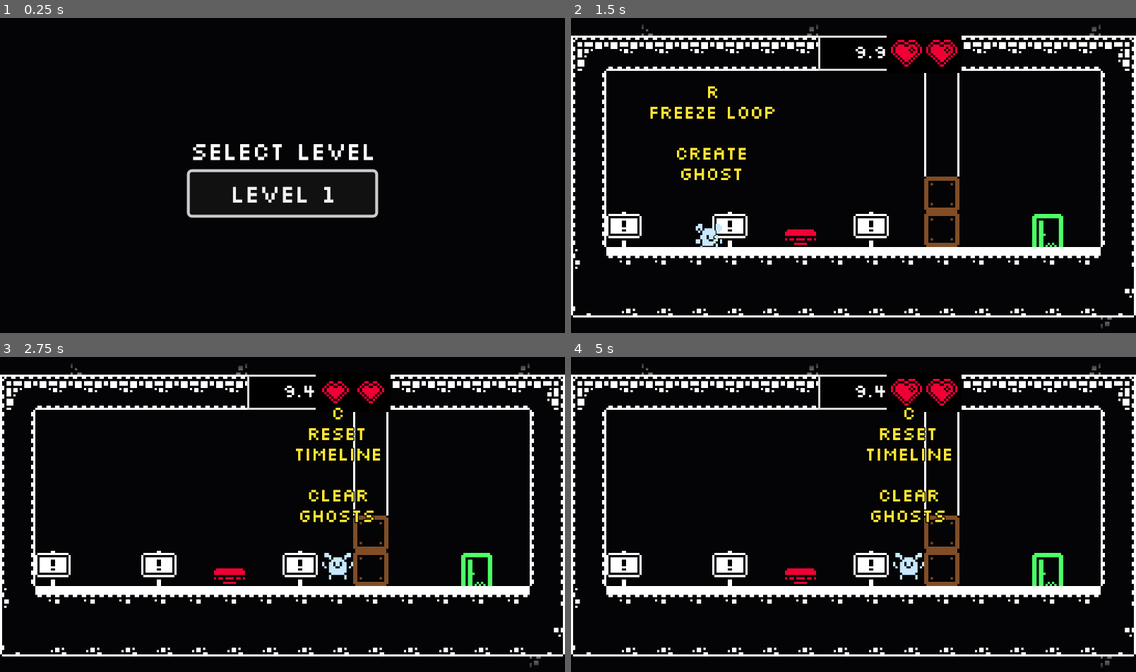
Above: before the commit, frames 1-4 (two rows, left to right).
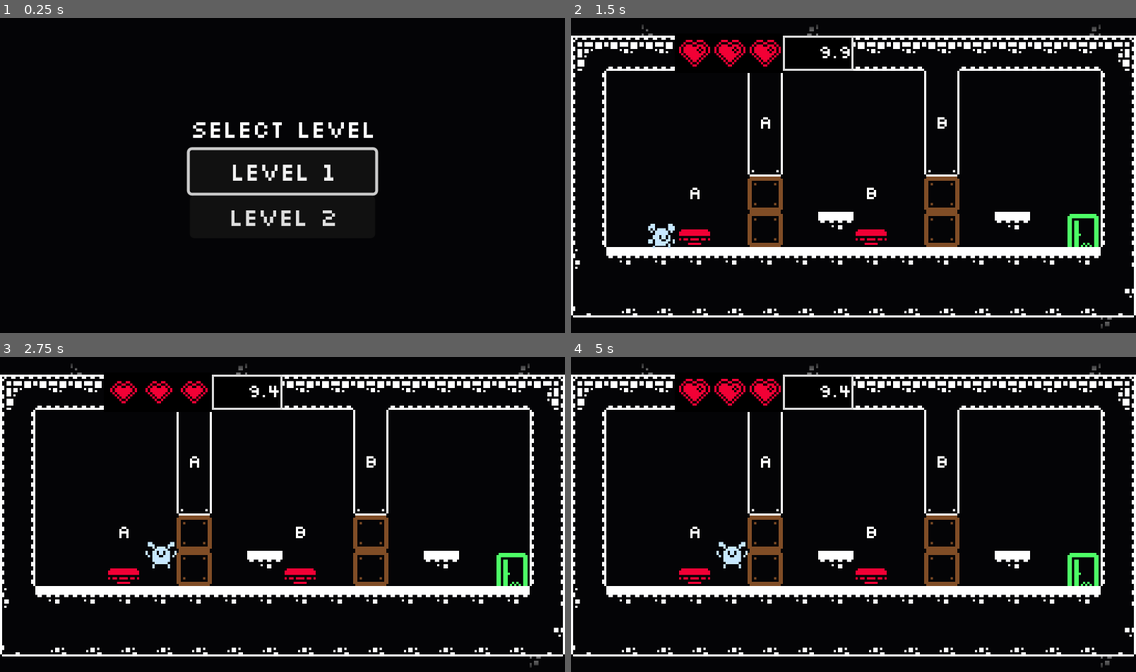
Above: after the commit, the same moments.

Repository: moellh/gmtk-game-jam-2026
Game: Godot game, scene res://src/level_select.tscn
Same seed, same stepped clock (60 frames per second), same inputs: the game is played once before the commit and once after it.
Inputs:
- Up to frame 1 (0.25 s): no input
- Up to frame 2 (1.5 s): click "Level 1" (after the commit: "Level 2") at 0.5 s; hold Right (move_right) from 1.28 s (still down); tap C (clear) at 1.35 s
- Up to frame 3 (2.75 s): keep holding Right (move_right); tap Space (jump) at 1.52, 2.27 s; tap C (clear) at 2.1 s
- Up to frame 4 (5 s): release Right (move_right) at 2.78 s; hold Left (move_left) 2.78-3.53 s; tap C (clear) at 2.85, 3.6, 4.35 s; hold Right (move_right) from 3.53 s (still down); tap Space (jump) at 3.77, 4.52 s

The runs differ from the first frame. In frame 1, 3.7% of the frame differs, in the area x 33-67%, y 33-67%; in frame 2, 7.8%; in frame 3, 7.6%; in frame 4, 7.9%, in the area x 6-94%, y 5-73%.

Commit message:
level: add two-gate replay puzzle

Diff:
--- /dev/null
+++ b/src/level_2.gd
@@ -0,0 +1,90 @@
+extends "res://src/game.gd"
+
+const COURSE_SOURCE_ID := 0
+
+const LEFT_COLUMN := 5
+const RIGHT_COLUMN := 20
+const CEILING_ROW := 1
+const FLOOR_ROW := 7
+const FOUNDATION_ROW := 8
+const GATE_OPENING_TOP_ROW := 5
+const GATE_OPENING_BOTTOM_ROW := 6
+
+const GATE_COLUMNS: Array[int] = [10, 15]
+const STEP_CELLS: Array[Vector2i] = [
+	Vector2i(12, 6),
+	Vector2i(17, 6),
+]
+
+const TILE_FLOOR := Vector2i(16, 5)
+const TILE_FOUNDATION := Vector2i(16, 7)
+const TILE_FOUNDATION_LEFT := Vector2i(15, 7)
+const TILE_FOUNDATION_RIGHT := Vector2i(17, 7)
+const TILE_CEILING := Vector2i(16, 12)
+const TILE_CEILING_LEFT := Vector2i(15, 9)
+const TILE_CEILING_RIGHT := Vector2i(17, 9)
+const TILE_GATE_JOINT := Vector2i(16, 9)
+const TILE_WALL := Vector2i(18, 10)
+const TILE_WALL_FLOOR_LEFT := Vector2i(15, 6)
+const TILE_WALL_FLOOR_RIGHT := Vector2i(17, 6)
+const TILE_GATE_WALL := Vector2i(13, 10)
+const TILE_GATE_CAP := Vector2i(13, 11)
+
+@onready var course: TileMapLayer = $Course
+
+
+func _ready() -> void:
+	build_course()
+	super()
+
+
+func build_course() -> void:
+	course.clear()
+
+	for column in range(LEFT_COLUMN + 1, RIGHT_COLUMN):
+		set_course_cell(Vector2i(column, CEILING_ROW), TILE_CEILING)
+		set_course_cell(Vector2i(column, FLOOR_ROW), TILE_FLOOR)
+		set_course_cell(Vector2i(column, FOUNDATION_ROW), TILE_FOUNDATION)
+
+	set_course_cell(Vector2i(LEFT_COLUMN, CEILING_ROW), TILE_CEILING_LEFT)
+	set_course_cell(Vector2i(RIGHT_COLUMN, CEILING_ROW), TILE_CEILING_RIGHT)
+
+	for row in range(CEILING_ROW + 1, FLOOR_ROW):
+		set_course_cell(Vector2i(LEFT_COLUMN, row), TILE_WALL)
+		set_course_cell(Vector2i(RIGHT_COLUMN, row), TILE_WALL)
+
+	set_course_cell(Vector2i(LEFT_COLUMN, FLOOR_ROW), TILE_WALL_FLOOR_LEFT)
+	set_course_cell(Vector2i(RIGHT_COLUMN, FLOOR_ROW), TILE_WALL_FLOOR_RIGHT)
+	set_course_cell(Vector2i(LEFT_COLUMN, FOUNDATION_ROW), TILE_FOUNDATION_LEFT)
+	set_course_cell(Vector2i(RIGHT_COLUMN, FOUNDATION_ROW), TILE_FOUNDATION_RIGHT)
+
+	for gate_column in GATE_COLUMNS:
+		set_course_cell(Vector2i(gate_column, CEILING_ROW), TILE_GATE_JOINT)
+		for row in range(CEILING_ROW + 1, GATE_OPENING_TOP_ROW - 1):
+			set_course_cell(Vector2i(gate_column, row), TILE_GATE_WALL)
+		set_course_cell(
+			Vector2i(gate_column, GATE_OPENING_TOP_ROW - 1),
+			TILE_GATE_CAP,
+		)
+
+	for step_cell in STEP_CELLS:
+		set_course_cell(step_cell, TILE_FLOOR)
+
+
+func set_course_cell(cell: Vector2i, atlas_coordinates: Vector2i) -> void:
+	course.set_cell(cell, COURSE_SOURCE_ID, atlas_coordinates)
+
+
+func gate_opening_cells(gate_column: int) -> Array[Vector2i]:
+	return [
+		Vector2i(gate_column, GATE_OPENING_TOP_ROW),
+		Vector2i(gate_column, GATE_OPENING_BOTTOM_ROW),
+	]
+
+
+func gate_openings_are_clear() -> bool:
+	for gate_column in GATE_COLUMNS:
+		for cell in gate_opening_cells(gate_column):
+			if course.get_cell_source_id(cell) != -1:
+				return false
+	return true
--- /dev/null
+++ b/src/level_2.tscn
@@ -0,0 +1,144 @@
+[gd_scene format=3]
+
+[ext_resource type="TileSet" path="res://src/level_tileset.tres" id="1_tileset"]
+[ext_resource type="PackedScene" uid="uid://cypbttuu8jxd6" path="res://src/player.tscn" id="2_player"]
+[ext_resource type="Script" path="res://src/level_2.gd" id="3_level"]
+[ext_resource type="PackedScene" uid="uid://b34jpqw0gv0ag" path="res://src/goal.tscn" id="4_goal"]
+[ext_resource type="PackedScene" uid="uid://da8qcbqxtbvjb" path="res://src/button.tscn" id="5_button"]
+[ext_resource type="PackedScene" uid="uid://d3n28iv4k07jg" path="res://src/door.tscn" id="6_door"]
+[ext_resource type="FontFile" path="res://assets/fonts/Silkscreen-Regular.ttf" id="7_font"]
+[ext_resource type="PackedScene" path="res://src/level_complete.tscn" id="8_complete"]
+[ext_resource type="Script" path="res://src/outside_fill.gd" id="9_outside"]
+[ext_resource type="Shader" path="res://src/outside_fill.gdshader" id="10_outside_shader"]
+[ext_resource type="PackedScene" path="res://src/touch_controls.tscn" id="11_touch_controls"]
+
+[sub_resource type="Theme" id="Theme_hud"]
+default_font = ExtResource("7_font")
+
+[sub_resource type="StyleBoxFlat" id="StyleBox_timer_tile"]
+bg_color = Color(0, 0, 0, 1)
+border_width_left = 1
+border_width_top = 1
+border_width_right = 1
+border_width_bottom = 1
+border_color = Color(0.85, 0.85, 0.85, 1)
+
+[sub_resource type="ShaderMaterial" id="ShaderMaterial_outside"]
+shader = ExtResource("10_outside_shader")
+
+[node name="Level2" type="Node2D"]
+texture_filter = 1
+script = ExtResource("3_level")
+max_figures = 3
+figure_spawn_offsets = Array[Vector2]([Vector2(0, 0), Vector2(0, 0), Vector2(0, 0)])
+
+[node name="OutsideFill" type="Node2D" parent="."]
+unique_name_in_owner = true
+z_index = -10
+material = SubResource("ShaderMaterial_outside")
+script = ExtResource("9_outside")
+
+[node name="Course" type="TileMapLayer" parent="."]
+tile_set = ExtResource("1_tileset")
+
+[node name="Player" parent="." instance=ExtResource("2_player")]
+position = Vector2(104, 104)
+
+[node name="DoorA" parent="." instance=ExtResource("6_door")]
+position = Vector2(168, 104)
+
+[node name="ButtonA" parent="." instance=ExtResource("5_button")]
+position = Vector2(136, 104)
+
+[node name="DoorB" parent="." instance=ExtResource("6_door")]
+position = Vector2(248, 104)
+
+[node name="ButtonB" parent="." instance=ExtResource("5_button")]
+position = Vector2(216, 104)
+
+[node name="Goal" parent="." instance=ExtResource("4_goal")]
+position = Vector2(312, 104)
+
+[node name="WorldCamera" type="Camera2D" parent="."]
+position = Vector2(208, 80)
+
+[node name="WorldUI" type="Node2D" parent="."]
+
+[node name="LifeHearts" type="Node2D" parent="WorldUI"]
+unique_name_in_owner = true
+position = Vector2(136, 24)
+
+[node name="TimerDisplay" type="Label" parent="WorldUI"]
+unique_name_in_owner = true
+offset_left = 176.0
+offset_top = 16.0
+offset_right = 208.0
+offset_bottom = 32.0
+theme = SubResource("Theme_hud")
+theme_override_font_sizes/font_size = 8
+theme_override_styles/normal = SubResource("StyleBox_timer_tile")
+text = "10.0"
+horizontal_alignment = 2
+vertical_alignment = 1
+
+[node name="ButtonALabel" type="Label" parent="WorldUI"]
+offset_left = 128.0
+offset_top = 80.0
+offset_right = 144.0
+offset_bottom = 96.0
+theme = SubResource("Theme_hud")
+theme_override_colors/font_outline_color = Color(0, 0, 0, 1)
+theme_override_constants/outline_size = 3
+theme_override_font_sizes/font_size = 8
+text = "A"
+horizontal_alignment = 1
+vertical_alignment = 1
+
+[node name="GateALabel" type="Label" parent="WorldUI"]
+offset_left = 160.0
+offset_top = 48.0
+offset_right = 176.0
+offset_bottom = 64.0
+theme = SubResource("Theme_hud")
+theme_override_colors/font_outline_color = Color(0, 0, 0, 1)
+theme_override_constants/outline_size = 3
+theme_override_font_sizes/font_size = 8
+text = "A"
+horizontal_alignment = 1
+vertical_alignment = 1
+
+[node name="ButtonBLabel" type="Label" parent="WorldUI"]
+offset_left = 208.0
+offset_top = 80.0
+offset_right = 224.0
+offset_bottom = 96.0
+theme = SubResource("Theme_hud")
+theme_override_colors/font_outline_color = Color(0, 0, 0, 1)
+theme_override_constants/outline_size = 3
+theme_override_font_sizes/font_size = 8
+text = "B"
+horizontal_alignment = 1
+vertical_alignment = 1
+
+[node name="GateBLabel" type="Label" parent="WorldUI"]
+offset_left = 240.0
+offset_top = 48.0
+offset_right = 256.0
+offset_bottom = 64.0
+theme = SubResource("Theme_hud")
+theme_override_colors/font_outline_color = Color(0, 0, 0, 1)
+theme_override_constants/outline_size = 3
+theme_override_font_sizes/font_size = 8
+text = "B"
+horizontal_alignment = 1
+vertical_alignment = 1
+
+[node name="LevelComplete" parent="." instance=ExtResource("8_complete")]
+
+[node name="TouchControls" parent="." instance=ExtResource("11_touch_controls")]
+
+[connection signal="reached" from="Goal" to="." method="complete_level"]
+[connection signal="changed" from="ButtonA" to="DoorA" method="set_open"]
+[connection signal="changed" from="ButtonB" to="DoorB" method="set_open"]
+[connection signal="crushed" from="DoorA" to="." method="next_round"]
+[connection signal="crushed" from="DoorB" to="." method="next_round"]
--- a/src/level_select.tscn
+++ b/src/level_select.tscn
@@ -4,11 +4,17 @@
 [ext_resource type="PackedScene" uid="uid://dp7t1cvck55bt" path="res://src/level.tscn" id="2"]
 [ext_resource type="Script" uid="uid://bx5ssfotac8vt" path="res://src/level_info.gd" id="3"]
 [ext_resource type="Theme" path="res://src/ui_theme.tres" id="4"]
+[ext_resource type="PackedScene" path="res://src/level_2.tscn" id="5_level_2"]
 
 [sub_resource type="Resource" id="LevelInfo_1"]
 script = ExtResource("3")
 name = "Level 1"
 scene = ExtResource("2")
+
+[sub_resource type="Resource" id="LevelInfo_2"]
+script = ExtResource("3")
+name = "Level 2"
+scene = ExtResource("5_level_2")
 
 [node name="LevelSelect" type="Control" unique_id=24120411]
 layout_mode = 3
@@ -19,7 +25,7 @@
 grow_vertical = 2
 theme = ExtResource("4")
 script = ExtResource("1")
-levels = Array[ExtResource("3")]([SubResource("LevelInfo_1")])
+levels = Array[ExtResource("3")]([SubResource("LevelInfo_1"), SubResource("LevelInfo_2")])
 
 [node name="Center" type="CenterContainer" parent="." unique_id=81011664]
 layout_mode = 1
--- /dev/null
+++ b/src/level_tileset.tres
@@ -0,0 +1,39 @@
+[gd_resource type="TileSet" load_steps=3 format=3]
+
+[ext_resource type="Texture2D" uid="uid://bhqhrt7nncgvb" path="res://assets/monochrome_tilemap_transparent.png" id="1_tiles"]
+
+[sub_resource type="TileSetAtlasSource" id="TileSetAtlasSource_course"]
+texture = ExtResource("1_tiles")
+texture_region_size = Vector2i(16, 16)
+separation = Vector2i(1, 1)
+13:10/0 = 0
+13:10/0/physics_layer_0/polygon_0/points = PackedVector2Array(-8, -8, 8, -8, 8, 8, -8, 8)
+13:11/0 = 0
+13:11/0/physics_layer_0/polygon_0/points = PackedVector2Array(-8, -8, 8, -8, 8, 8, -8, 8)
+15:6/0 = 0
+15:6/0/physics_layer_0/polygon_0/points = PackedVector2Array(-8, -8, 8, -8, 8, 8, -8, 8)
+15:7/0 = 0
+15:7/0/physics_layer_0/polygon_0/points = PackedVector2Array(-8, -8, 8, -8, 8, 8, -8, 8)
+15:9/0 = 0
+15:9/0/physics_layer_0/polygon_0/points = PackedVector2Array(-8, -8, 8, -8, 8, 8, -8, 8)
+16:5/0 = 0
+16:5/0/physics_layer_0/polygon_0/points = PackedVector2Array(-8, -8, 8, -8, 8, 8, -8, 8)
+16:7/0 = 0
+16:7/0/physics_layer_0/polygon_0/points = PackedVector2Array(-8, -8, 8, -8, 8, 8, -8, 8)
+16:9/0 = 0
+16:9/0/physics_layer_0/polygon_0/points = PackedVector2Array(-8, -8, 8, -8, 8, 8, -8, 8)
+16:12/0 = 0
+16:12/0/physics_layer_0/polygon_0/points = PackedVector2Array(-8, -8, 8, -8, 8, 8, -8, 8)
+17:6/0 = 0
+17:6/0/physics_layer_0/polygon_0/points = PackedVector2Array(-8, -8, 8, -8, 8, 8, -8, 8)
+17:7/0 = 0
+17:7/0/physics_layer_0/polygon_0/points = PackedVector2Array(-8, -8, 8, -8, 8, 8, -8, 8)
+17:9/0 = 0
+17:9/0/physics_layer_0/polygon_0/points = PackedVector2Array(-8, -8, 8, -8, 8, 8, -8, 8)
+18:10/0 = 0
+18:10/0/physics_layer_0/polygon_0/points = PackedVector2Array(-8, -8, 8, -8, 8, 8, -8, 8)
+
+[resource]
+tile_size = Vector2i(16, 16)
+physics_layer_0/collision_layer = 1
+sources/0 = SubResource("TileSetAtlasSource_course")
Not shown, added: src/level_2.gd.uid
